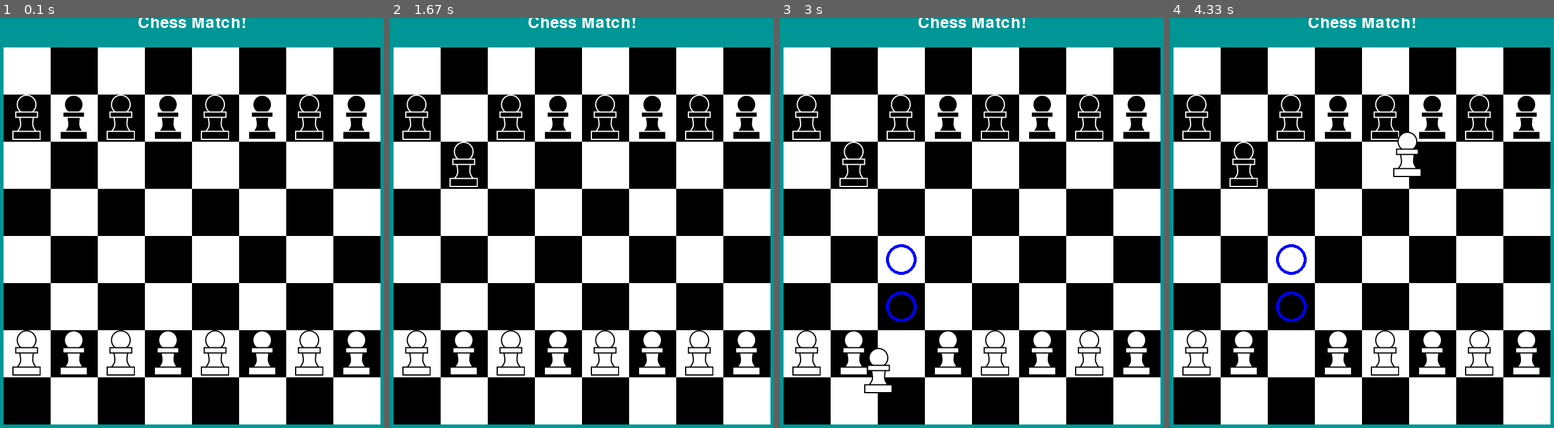
Above: before the commit, frames 1-4 (left to right).
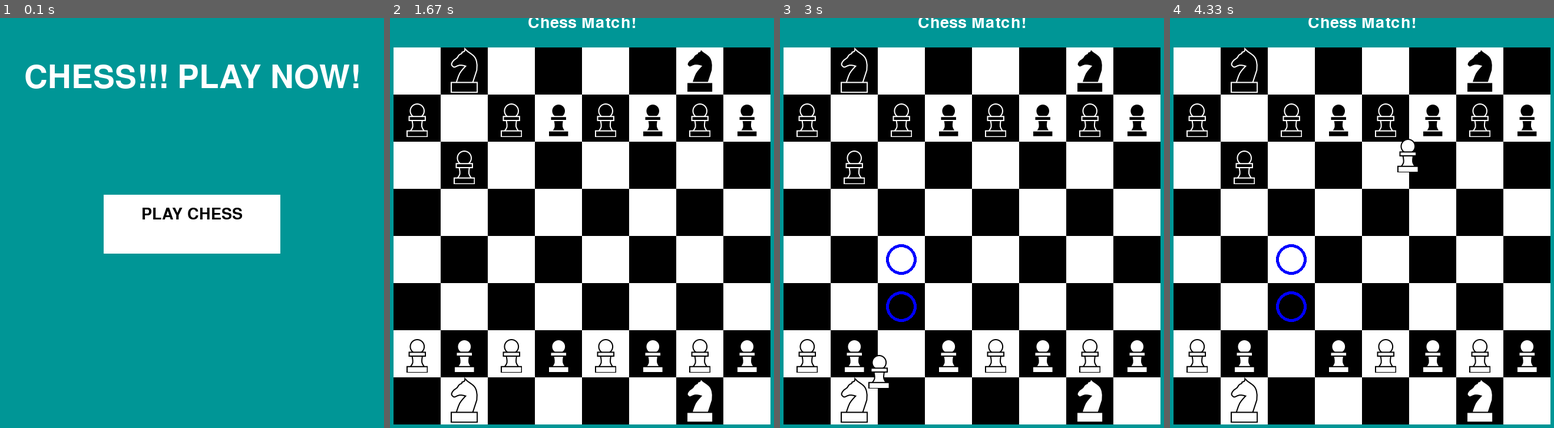
Above: after the commit, the same moments.

Repository: LJPCODESTUDIO/Pygame-Chess
Game: pygame game, started from main.py
The game is run twice, just before and just after one commit, with the same random seed, the same clock (stepped at 60 frames per second) and the same inputs.
Inputs (mouse positions are in pixels of both pictures, inside the frame that each line leads up to):
- Up to frame 1 (0.1 s): no input
- Up to frame 2 (1.67 s): press the mouse at (582, 223) at 0.37 s; move the mouse to (570, 165) at 0.47 s; release the mouse at (558, 112) at 0.6 s; press the mouse at (582, 223) at 0.7 s; move the mouse to (493, 149) at 0.8 s; release the mouse at (405, 79) at 0.93 s; click (459, 141) at 1.05 s; hold Enter from 1.33 s (still down); click (474, 157) at 1.42 s
- Up to frame 3 (3 s): release Enter at 1.8 s; click (879, 370) at 2.72 s
- Up to frame 4 (4.33 s): press the mouse at (1269, 370) at 3.03 s; move the mouse to (1227, 251) at 3.13 s; release the mouse at (1189, 132) at 3.27 s; press the mouse at (1269, 370) at 3.37 s; move the mouse to (1262, 313) at 3.47 s; release the mouse at (1250, 259) at 3.6 s; press the mouse at (1269, 370) at 3.7 s; move the mouse to (1266, 333) at 3.8 s; release the mouse at (1262, 300) at 3.93 s; press the mouse at (1269, 370) at 4.03 s; move the mouse to (1338, 264) at 4.13 s; release the mouse at (1408, 153) at 4.27 s

The runs differ from the first frame. In frame 1, 86% of the frame differs, in the area x 0-100%, y 0-100%; in frame 2, 5.9%; in frame 3, 5.9%; in frame 4, 5.9%.

Commit message:
Added Knight logic + Title screen
TODO:
Rook logic

Diff:
--- a/main.py
+++ b/main.py
@@ -19,13 +19,18 @@
 FPS = 60
 
 #Move Dictionaries
-BLACK_MOVES = {"Pawn":[[1, 0]]}
-WHITE_MOVES = {"Pawn":[[-1, 0]]}
+BLACK_MOVES = {"Pawn":[(1, 0)]}
+WHITE_MOVES = {"Pawn":[(-1, 0)]}
+MOVES = {
+    "Knight":[(2, 1), (-2, 1), (2, -1), (-2, -1), (1, 2), (-1, 2), (1, -2), (-1, -2)],
+    "Rook":8
+    }
 
 #Events
 REPEAT_SOUND = pg.USEREVENT + 1
 
 #Fonts
+BIG_DEFAULT_FONT = pg.font.SysFont('comicsans', 80)
 NORMAL_DEFAULT_FONT = pg.font.SysFont('comicsans', 40)
 SMALL_DEFAULT_FONT = pg.font.SysFont("comicsans", 20)
 
@@ -40,24 +45,31 @@
 GREEN = (0, 255, 0)
 BLUE = (0, 0, 255)
 
+#Misc Images
+PLAY_IMAGE = pg.image.load(os.path.join("Assets", "play button.svg"))
+
 #Black Unit images
 BLACK_PAWN_IMAGE = pg.image.load(os.path.join("Assets", "Black Pawn.svg"))
 BLACK_PAWN = BLACK_PAWN_IMAGE
+BLACK_KNIGHT_IMAGE = pg.image.load(os.path.join("Assets", "Black Knight.svg"))
+BLACK_ROOK_IMAGE = pg.image.load(os.path.join("Assets", "Black Rook.svg"))
 
 #White Unit Images
 WHITE_PAWN_IMAGE = pg.image.load(os.path.join("Assets", "White Pawn.svg"))
 WHITE_PAWN = WHITE_PAWN_IMAGE
+WHITE_KNIGHT_IMAGE = pg.image.load(os.path.join("Assets", "White Knight.svg"))
+WHITE_ROOK_IMAGE = pg.image.load(os.path.join("Assets", "White Rook.svg"))
 
 #Global Vars
 grid = [
-    ["", "", "", "", "", "", "", ""],
+    ["BR", "BK", "", "", "", "", "BK", "BR"],
     ["BP", "BP", "BP", "BP", "BP", "BP", "BP", "BP"],
     ["", "", "", "", "", "", "", ""],
     ["", "", "", "", "", "", "", ""],
     ["", "", "", "", "", "", "", ""],
     ["", "", "", "", "", "", "", ""],
     ["WP", "WP", "WP", "WP", "WP", "WP", "WP", "WP"],
-    ["", "", "", "", "", "", "", ""],
+    ["WR", "WK", "", "", "", "", "WK", "WR"],
 ]
 old_grid = [
     ["", "", "", "", "", "", "", ""],
@@ -124,14 +136,14 @@
             ]
     elif command == "fill":
         grid = [
-                ["BP", "BP", "BP", "BP", "BP", "BP", "BP", "BP"],
+                ["BR", "BK", "BP", "BP", "BP", "BP", "BK", "BR"],
                 ["BP", "BP", "BP", "BP", "BP", "BP", "BP", "BP"],
                 ["BP", "BP", "BP", "BP", "BP", "BP", "BP", "BP"],
                 ["BP", "BP", "BP", "BP", "BP", "BP", "BP", "BP"],
                 ["WP", "WP", "WP", "WP", "WP", "WP", "WP", "WP"],
                 ["WP", "WP", "WP", "WP", "WP", "WP", "WP", "WP"],
                 ["WP", "WP", "WP", "WP", "WP", "WP", "WP", "WP"],
-                ["WP", "WP", "WP", "WP", "WP", "WP", "WP", "WP"]
+                ["WR", "WK", "WP", "WP", "WP", "WP", "WK", "WR"]
             ]
     elif "set" in command:
         args = command.split()
@@ -152,6 +164,16 @@
 
 #Find all the valid locations to move
 def find_pos(grabbed_unit, grabbed_pos):
+    if "K" in grabbed_unit:
+        for possible  in MOVES["Knight"]:
+            possible_x = grabbed_pos[1] + possible[1]
+            possible_y = grabbed_pos[0] + possible[0]
+            if possible_x > 7 or possible_y > 7 or possible_x < 0 or possible_y < 0:
+                continue
+            if "W" in grid[possible_y][possible_x]:
+                continue
+            grid[possible_y][possible_x] = grid[possible_y][possible_x] + "O"
+
     if grabbed_unit == "BP":
         possible_x = grabbed_pos[1]
         possible_y = clamp(grabbed_pos[0] + BLACK_MOVES["Pawn"][0][0], 0, 7)
@@ -185,6 +207,13 @@
 #Because it doesn't like removing circles
 def remove_pos(grabbed_unit, grabbed_pos):
     global grid
+    if "K" in grabbed_unit:
+        for possible  in MOVES["Knight"]:
+            possible_x = clamp(grabbed_pos[1] + possible[1], 0, 7)
+            possible_y = clamp(grabbed_pos[0] + possible[0], 0, 7)
+            point = grid[possible_y][possible_x].replace("O", "")
+            grid[possible_y][possible_x] = point
+
     if grabbed_unit == "BP":
         possible_x = grabbed_pos[1]
         possible_y = clamp(grabbed_pos[0] + BLACK_MOVES["Pawn"][0][0], 0, 7)
@@ -241,9 +270,13 @@
     if grabbed_unit != "":
         mouse_pos = pg.mouse.get_pos()
         if grabbed_unit == "BP":
-            SCREEN.blit(BLACK_PAWN, (mouse_pos[0]-(cell_size//2)+15, mouse_pos[1]-(cell_size//2)))
+            SCREEN.blit(BLACK_PAWN, (mouse_pos[0]-(BLACK_PAWN.get_width()//2), mouse_pos[1]-(BLACK_PAWN.get_height()//2)))
+        elif grabbed_unit == "BK":
+            SCREEN.blit(BLACK_KNIGHT_IMAGE, (mouse_pos[0]-(BLACK_KNIGHT_IMAGE.get_width()//2), mouse_pos[1]-(BLACK_KNIGHT_IMAGE.get_height()//2)))
         elif grabbed_unit == "WP":
-            SCREEN.blit(WHITE_PAWN, (mouse_pos[0]-(cell_size//2)+15, mouse_pos[1]-(cell_size//2)))
+            SCREEN.blit(WHITE_PAWN, (mouse_pos[0]-(WHITE_PAWN.get_width()//2), mouse_pos[1]-(WHITE_PAWN.get_height()//2)))
+        elif grabbed_unit == "WK":
+            SCREEN.blit(WHITE_KNIGHT_IMAGE, (mouse_pos[0]-(WHITE_KNIGHT_IMAGE.get_width()//2), mouse_pos[1]-(WHITE_KNIGHT_IMAGE.get_height()//2)))
     if show_debug:
         draw_debug()
     draw_console()
@@ -259,9 +292,13 @@
             cell = pg.Rect(move_x, move_y, cell_size, cell_size)
             pg.draw.rect(SCREEN, colour, cell)
             if "BP" in grid[cell_y][cell_x]:
-                SCREEN.blit(BLACK_PAWN, (move_x+15, move_y))
+                SCREEN.blit(BLACK_PAWN, (move_x+22, move_y+15))
+            if "BK" in grid[cell_y][cell_x]:
+                SCREEN.blit(BLACK_KNIGHT_IMAGE, (move_x+17, move_y))
             if "WP" in grid[cell_y][cell_x]:
-                SCREEN.blit(WHITE_PAWN, (move_x+15, move_y))
+                SCREEN.blit(WHITE_PAWN, (move_x+22, move_y+15))
+            if "WK" in grid[cell_y][cell_x]:
+                SCREEN.blit(WHITE_KNIGHT_IMAGE, (move_x+17, move_y))
             if "O" in grid[cell_y][cell_x]:
                 pg.draw.circle(SCREEN, BLUE, (move_x + (cell_size//2), move_y + (cell_size//2)), cell_size//3, 5)
             move_x += cell_size
@@ -276,6 +313,76 @@
             colour = WHITE
 
 
+#Draw the title screem
+def draw_title(play_button):
+    SCREEN.fill((0, 150, 150))
+    title_text = BIG_DEFAULT_FONT.render("CHESS!!! PLAY NOW!", 1, WHITE)
+    SCREEN.blit(title_text, ((WIDTH//2 - title_text.get_width()//2, 75)))
+    pg.draw.rect(SCREEN, WHITE, play_button)
+    play_text = NORMAL_DEFAULT_FONT.render("PLAY CHESS", 1, BLACK)
+    SCREEN.blit(play_text, (WIDTH//2 - play_text.get_width()//2, play_button.y + 20))
+    if show_debug:
+        draw_debug()
+    draw_console()
+    pg.display.update()
+
+
+#Title screen loop
+def title():
+    play_button = pg.Rect(WIDTH//2 - 150, 300, 300, 100)
+    play_bounds = [(WIDTH//2 - 150, WIDTH//2 - 150 + 300), (300, 400)]
+
+    pg.time.set_timer(REPEAT_SOUND, int(SOUNDTRACK.get_length() * 1000))
+
+    clock = pg.time.Clock()
+    run = True
+    global console_text
+    global command
+    SOUNDTRACK.play()
+    while run:
+        clock.tick(FPS)
+        for event in pg.event.get():
+            if event.type == pg.QUIT:
+                run = False
+                pg.display.quit()
+
+            if event.type == REPEAT_SOUND:
+                SOUNDTRACK.play()
+
+            if event.type == pg.MOUSEBUTTONDOWN:
+                mouse = pg.mouse.get_pressed()
+                mouse_pos = pg.mouse.get_pos()
+                if mouse[0] and ((mouse_pos[0] >=play_bounds[0][0] and mouse_pos[0] <=play_bounds[0][1]) and (mouse_pos[1] >=play_bounds[1][0] and mouse_pos[1] <=play_bounds[1][1])):
+                    run = False
+                    break
+
+            if event.type == pg.KEYDOWN:
+                if console:
+                    if event.key == pg.K_BACKSPACE:
+                        if len(command)>0:
+                            command = command[:-1]
+                    elif event.key == pg.K_RETURN:
+                        console = False
+                        handle_commands()
+                        console_text = ''
+                        command = ''
+                        continue
+                    else:
+                        command += event.unicode
+
+                    console_text = '>' + command
+
+                if event.key == pg.K_F1:
+                        console = True
+                        console_text = '>' + command
+
+        if show_debug:
+            handle_debugs("O")
+
+        draw_title(play_button)
+    main()
+
+#Main game loop
 def main():
     pg.time.set_timer(REPEAT_SOUND, int(SOUNDTRACK.get_length() * 1000))
     clock = pg.time.Clock()
@@ -287,7 +394,6 @@
     global command
     global grid
     global old_grid
-    SOUNDTRACK.play()
     while run:
         clock.tick(FPS)
         for event in pg.event.get():
@@ -345,8 +451,8 @@
 
         draw_screen(GRID_SIZE, CELL_SIZE, grabbed_unit)
 
-    main()
+    title()
 
 
 if __name__ == "__main__":
-    main()
+    title()
Not shown, added: Assets/Black Knight.svg
Not shown, changed: Assets/Black Pawn.svg
Not shown, added: Assets/Black Rook.svg
Not shown, added: Assets/White Knight.svg
Not shown, changed: Assets/White Pawn.svg
Not shown, added: Assets/White Rook.svg
Binary file added: Assets/play button.png
Not shown, added: Assets/play button.svg
